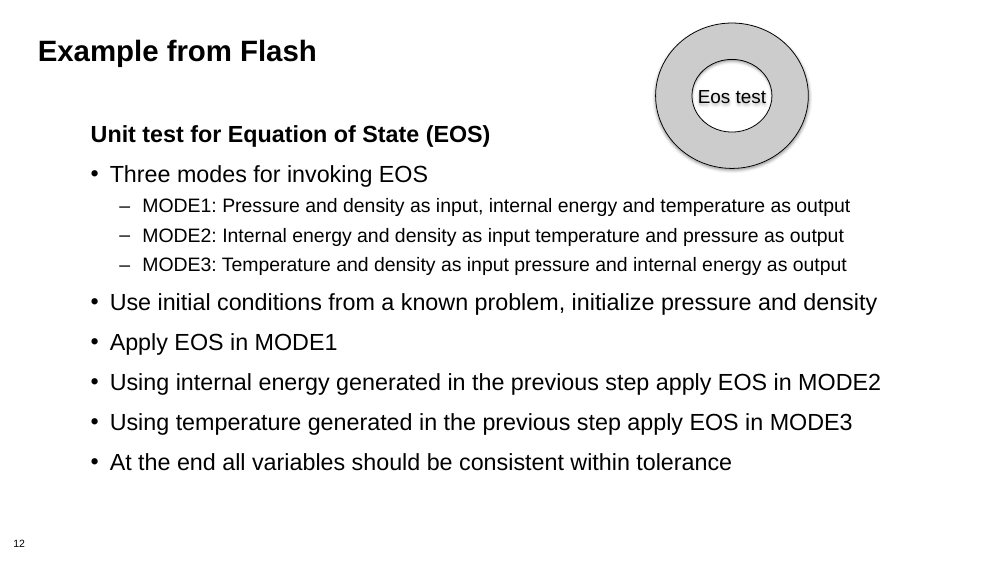
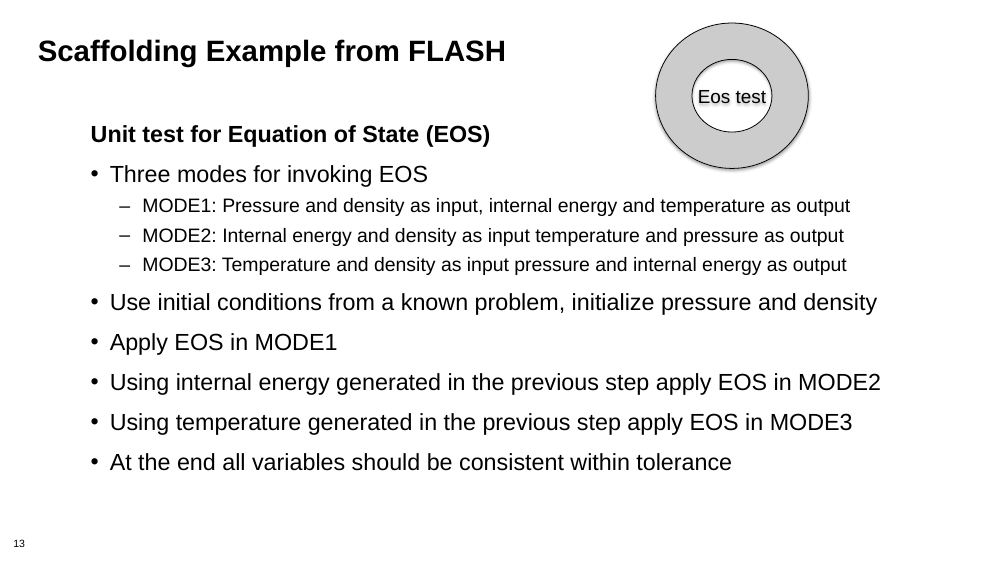
Before and after one commit to betterscientificsoftware/bssw-tutorial, a slide deck: slide 13 of presentations/05-testing.pptx (slide 12 before the commit). Drawn at 1008x567 pixels with LibreOffice and Linux fonts; fonts in the diff are those of the drawing; background and template pictures are left out. Boxes give left, top, right and bottom in pixels: in the first picture for what was removed or moved away, otherwise in the second. Text is boxed around its words. In the diff, an @@ line names an element or a change of style, - is before the commit and + after.

```diff
--- a/presentations/05-testing.pptx
+++ b/presentations/05-testing.pptx
@@ title at <box>38,39,506,67</box>: text changed @@
-Example from Flash
+Scaffolding Example from FLASH
```
Also in this commit, not shown: 5 other slides changed, 1 slide added, 1 other file.
